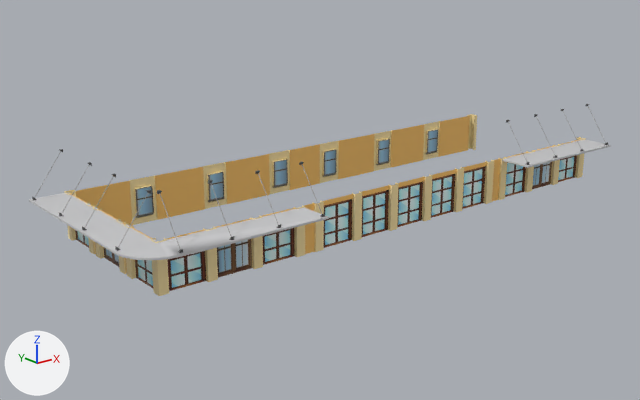
The FBX model Assets/fbxStorage/Buildings/Small2/BuildingSmall2_1.fbx as it was, and as the next commit left it.
Rendered twice from a camera (50 mm lens) standing at (-63.8, -73.7, 30.9) and looking at (-5.2, -0.4, 1.6). Arrows for +X, +Y and +Z are at lower left; the lights stay in place. Vertices at the same position are counted once.

Names of what the first picture shows: 'BuildingSmall2_1'.
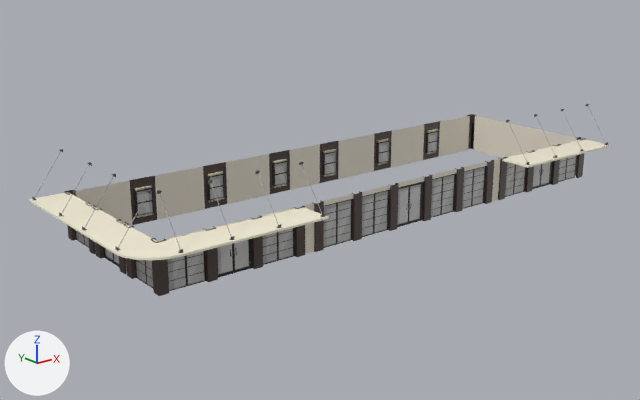
Pixel boxes (x1, y1, x2, y2) of what changed, in the pictures (640 x 400 px; the box of a moved part takes in the faces that stretch with it):
part 1 of me_plane_026, moved or reshaped
    both: (75, 115, 580, 288)
part 2 of me_plane_026, recoloured (grey to white)
    both: (29, 139, 611, 261)
part 3 of me_plane_026, recoloured
    both: (397, 182, 423, 227)
part 4 of me_plane_026, recoloured (beige to black)
    both: (64, 114, 586, 296)
part 5 of me_plane_026, recoloured (brown to grey)
    both: (70, 139, 580, 272)
part 6 of me_plane_026, recoloured
    both: (168, 199, 352, 291)

What changed in the scene script:
```text
Add img_windows2_tex_png:
    img_windows2_tex_png = load_image('Windows2_Tex.png', '../../../Textures/Windows2_Tex.png', 2048, 3665, 'sRGB')
Add img_door2_tex_png:
    img_door2_tex_png = load_image('Door2_Tex.png', '../../../Textures/Door2_Tex.png', 1040, 1211, 'sRGB')
Add mat_windows2_mat:
    mat_windows2_mat = principled_material('Windows2_Mat')
    mat_windows2_mat.texture = img_windows2_tex_png
Add mat_concrete5_tex:
    mat_concrete5_tex = principled_material('Concrete5_Tex')
    mat_concrete5_tex.base_color = (0.8, 0.738, 0.624)  # white #e7dfcf
Add mat_door1_mat:
    mat_door1_mat = principled_material('Door1_Mat')
    mat_door1_mat.texture = img_door2_tex_png
Add mat_concrete1_mat:
    mat_concrete1_mat = principled_material('Concrete1_Mat')
    mat_concrete1_mat.base_color = (1.0, 0.941, 0.735)  # white #fff8df
    mat_concrete1_mat.roughness = 0.0
Add mat_concrete2_mat:
    mat_concrete2_mat = principled_material('Concrete2_Mat')
    mat_concrete2_mat.base_color = (0.0637, 0.0429, 0.0379)  # brown #473a37
Change me_plane_026:
    used by ob_buildingsmall2_1; location = (0.0, 0.0, 0.0)
    remove me_plane_026.from_pydata(...)  # 854 vertices, 480 faces; spans x -34.0..30.3, y -13.2..9.5, z 0.0..9.5
    add me_plane_026.from_pydata(...)  # 923 vertices, 492 faces; spans x -34.0..30.3, y -13.2..9.5, z 0.0..9.5
    me_plane_026 part 1
    1 vertex is removed from x -30.0, y 8.5, z 0.0
    55 faces are deleted
    2 vertices move from x 29.3, y -9.0, z 0.0..5.0 to x 29.3, y -9.2, z 0.0..5.0
    46 vertices are added at x -23.3..23.3, y -9.1..9.2, z 0.0..5.0
    12 new vertices lie (0.0, 0.4, 0.0) away from vertices in x -22.8..22.8, y 8.8, z 4.0
    12 new vertices lie (0.0, 0.0, 4.5) away from vertices in x -29.9..25.3, y -9.1..8.5, z 0.0
    12 new faces join them, mat_concrete5_tex (white #e7dfcf)
    8 new faces join them, mat_concrete2_mat (brown #473a37)
    30 new faces join them, mat_concrete1_mat (white #fff8df)
    14 new faces join them, mat_windows2_mat (picture img_windows2_tex_png)
    3 new faces join them, mat_door1_mat (picture img_door2_tex_png)
    me_plane_026 part 2: 50 faces spanning x -34.0..30.2, y -13.2..9.4, z 0.8..4.9 switch from mat_a_location (picture img_a_location_tex_jpg) to mat_concrete1_mat (white #fff8df)
    me_plane_026 part 3: 1 face spanning x -2.0..2.0, y -9.1, z 0.0..4.5 switches from mat_a_location (picture img_a_location_tex_jpg) to mat_door1_mat (picture img_door2_tex_png)
    me_plane_026 part 4: 104 faces spanning x -30.3..30.3, y -9.5..9.5, z 0.0..5.0 switch from mat_a_location (picture img_a_location_tex_jpg) to mat_concrete2_mat (brown #473a37)
    me_plane_026 part 5: 28 faces spanning x -30.1..29.3, y -9.3..9.0, z 0.0..5.0 switch from mat_a_location (picture img_a_location_tex_jpg) to mat_concrete5_tex (white #e7dfcf)
    me_plane_026 part 6: 2 faces spanning x -29.3..-8.0, y -9.1, z 0.0..4.5 switch from mat_a_location (picture img_a_location_tex_jpg) to mat_windows2_mat (picture img_windows2_tex_png)
    add me_plane_026.materials.append(mat_door1_mat)  # picture img_door2_tex_png
```
